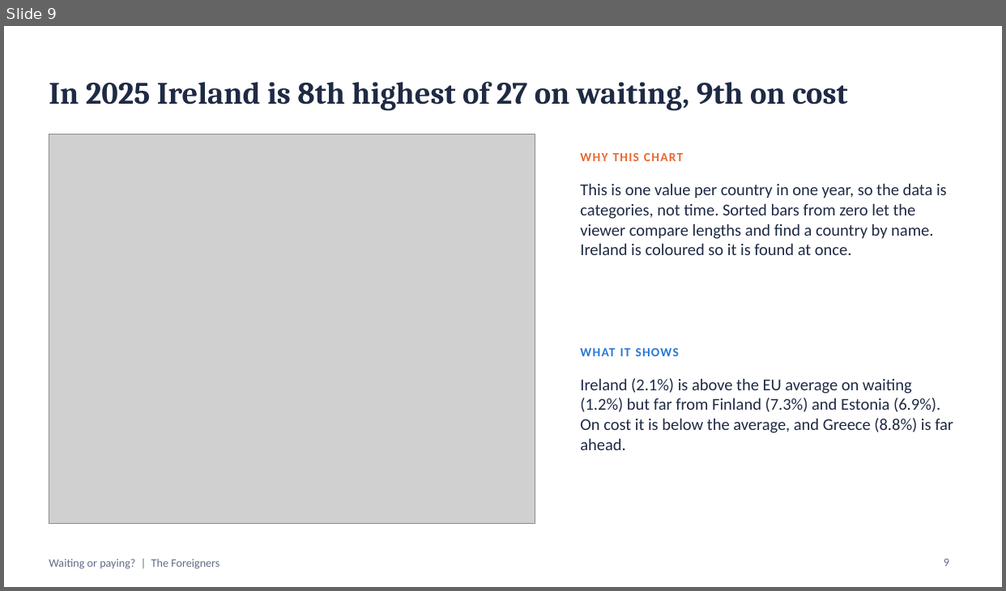
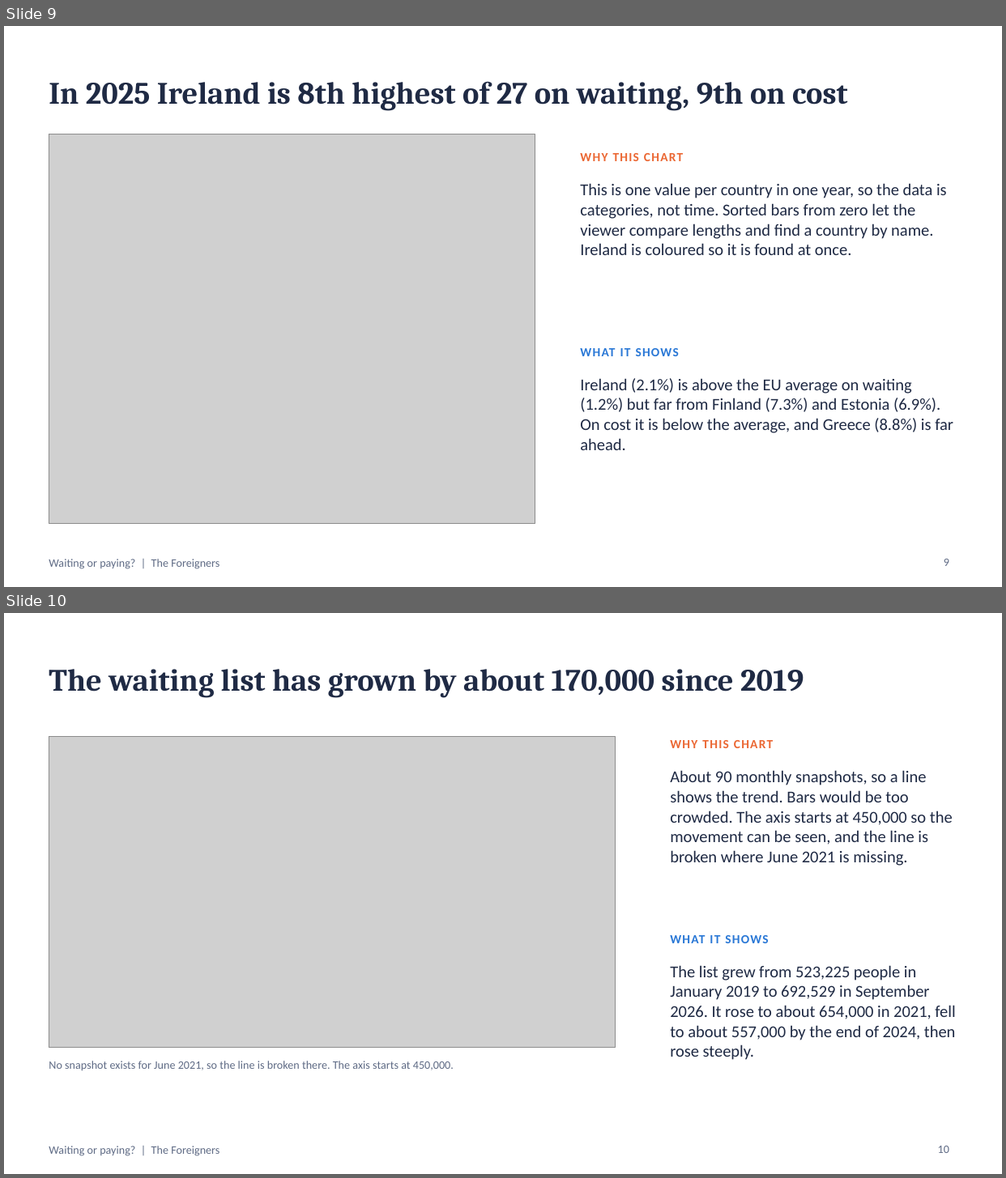
Before and after one commit to Jupiterium/ie-healthcare-access-dataviz, a slide deck: ad hoc submissions/Group Presentation - Waiting or Paying (The Foreigners).pptx. Shown one above the other, each under a label of ours: slide 9 before the commit, slides 9 and 10 after it. The pictures are 1006x591 and 1006x1178 pixels, drawn with LibreOffice and Linux fonts; fonts in the diff are those of the drawing; grey boxes stand for pictures. Boxes give left, top, right and bottom in pixels: in the first picture for what was removed or moved away, otherwise in the second. Text is boxed around its words. In the diff, an @@ line names an element or a change of style, - is before the commit and + after.

Commit message:
Align charts 3a and 3b with the other charts
Waiting list over time and how long people wait
edit presentation powerpoint

```diff
--- a/ad hoc submissions/Group Presentation - Waiting or Paying (The Foreigners).pptx
+++ b/ad hoc submissions/Group Presentation - Waiting or Paying (The Foreigners).pptx
@@ slide 10 added at (x1=4, y1=613, x2=1002, y2=1174), background #FFFFFF; not listed: 1 template element that a slide beside it also shows @@
@@ title added at (x1=49, y1=669, x2=803, y2=698), 30 pt, text #1F2A44, bold @@
+The waiting list has grown by about 170,000 since 2019
@@ picture added at (x1=49, y1=736, x2=615, y2=1048) @@
@@ text added at (x1=670, y1=740, x2=773, y2=748), 12 pt, text #EB6834, bold @@
+WHY THIS CHART
@@ text added at (x1=670, y1=770, x2=953, y2=866), 16 pt, text #1F2A44 @@
+About 90 monthly snapshots, so a line shows the trend. Bars would be too crowded. The axis starts at 450,000 so the movement can be seen, and the line is broken where June 2021 is missing.
@@ text added at (x1=670, y1=935, x2=768, y2=943), 12 pt, text #2A78D6, bold @@
+WHAT IT SHOWS
@@ text added at (x1=670, y1=965, x2=956, y2=1060), 16 pt, text #1F2A44 @@
+The list grew from 523,225 people in January 2019 to 692,529 in September 2026. It rose to about 654,000 in 2021, fell to about 557,000 by the end of 2024, then rose steeply.
@@ text added at (x1=49, y1=1061, x2=454, y2=1071), 11 pt, text #5F6B85 @@
+No snapshot exists for June 2021, so the line is broken there. The axis starts at 450,000.
@@ page number added at (x1=938, y1=1146, x2=949, y2=1153), 11 pt, text #5F6B85 @@
+10
```
Also in this commit, not shown: 2 other slides added, 6 other files.
